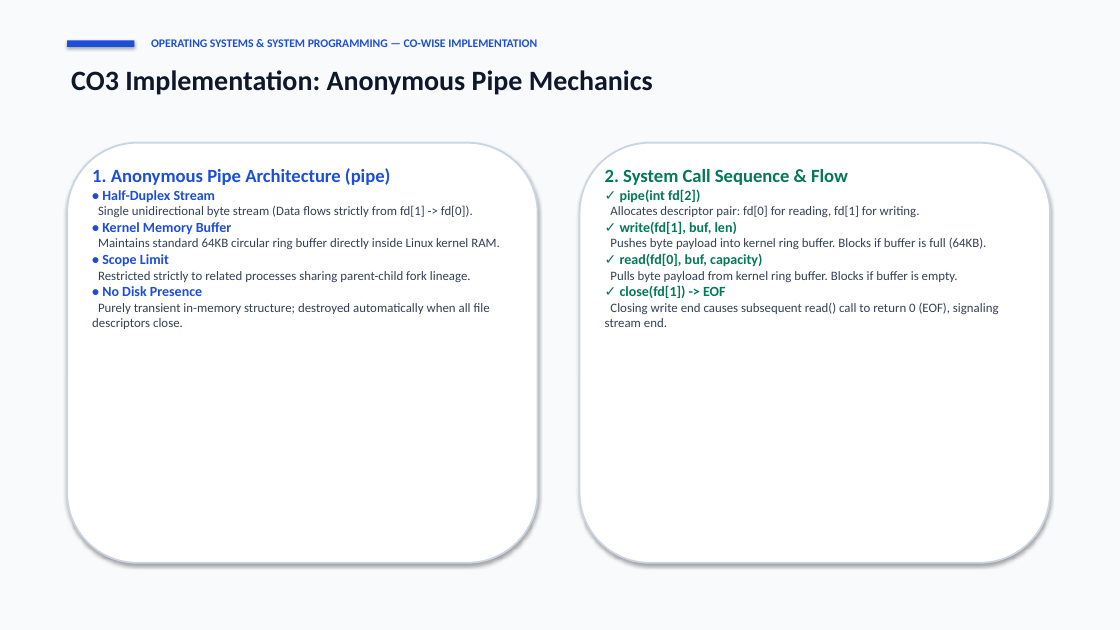
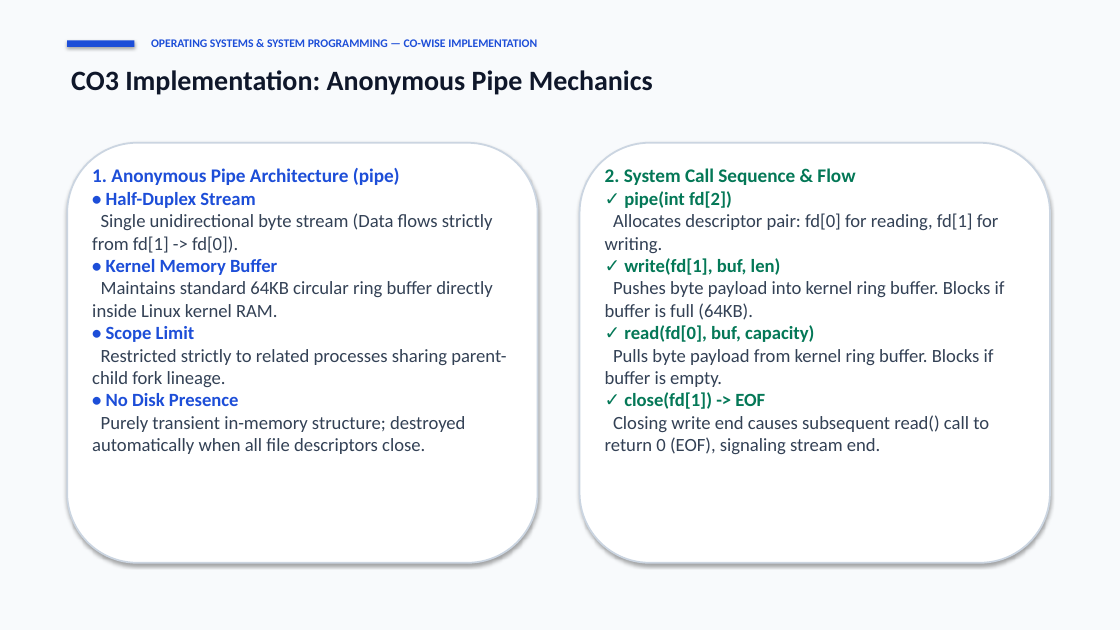
Before and after one commit to GJashwanthReddy/OCTO_OSSP, a slide deck: slide 5 of OCTO_OSSP-Project/OSSP_IPC_Project_Presentation.pptx. Drawn at 1120x630 pixels with LibreOffice and Linux fonts; fonts in the diff are those of the drawing. Boxes give left, top, right and bottom in pixels: in the first picture for what was removed or moved away, otherwise in the second. Text is boxed around its words. In the diff, an @@ line names an element or a change of style, - is before the commit and + after.

Commit message:
Set font size of all matter text across all slides to 16 pt

```diff
--- a/OCTO_OSSP-Project/OSSP_IPC_Project_Presentation.pptx
+++ b/OCTO_OSSP-Project/OSSP_IPC_Project_Presentation.pptx
@@ text "1. Anonymous Pipe Architecture (pipe)" at [92,168,506,454]: size 16 to 16.5 pt in "1. Anonymous Pipe Architecture (pipe)"; size 12 to 16 pt in "• Half-Duplex Stream", "• Kernel Memory Buffer", "• Scope Limit", "• No Disk Presence"; size 11 to 16 pt in "Single unidirectional byte stream (Data flows strictly ...", "Maintains standard 64KB circular ring buffer directly ...", "Restricted strictly to related processes sharing parent-chil ...", "Purely transient in-memory structure; destroyed automaticall ..." @@
@@ text "2. System Call Sequence & ..." at [605,168,1005,454]: size 16 to 16.5 pt in "2. System Call Sequence & Flow"; size 12 to 16 pt in "✓ pipe(int fd[2])", "✓ write(fd[1], buf, len)", "✓ read(fd[0], buf, capacity)", "✓ close(fd[1]) -> EOF"; size 11 to 16 pt in "Allocates descriptor pair: fd[0] for reading, fd[1] ...", "Pushes byte payload into kernel ring buffer. ...", "Pulls byte payload from kernel ring buffer. ...", "Closing write end causes subsequent read() call ..." @@
```
Also in this commit, not shown: 11 other slides changed, 1 other file.
